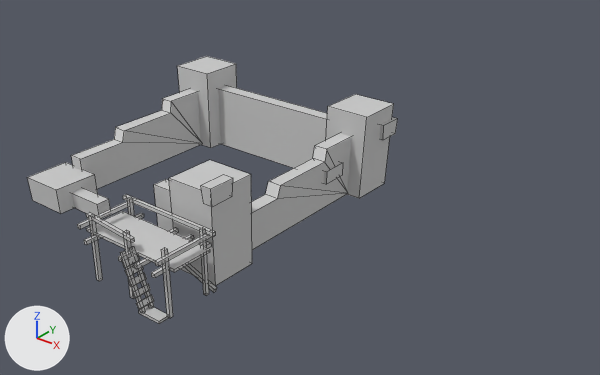
Two versions of the FBX model Empire - The Last Battle/Assets/Meshes/Buildings/battlebeard_castle_1.FBX, one commit apart.
Rendered twice from a 50 mm lens placed at (21.1, -20.9, 14.4), pointed at (3.3, 1.3, 0.7). Lighting does not change. The marker at lower left points along +X, +Y and +Z. Mesh edges are drawn as thin lines.

Objects in the first picture: 'castle 1'.
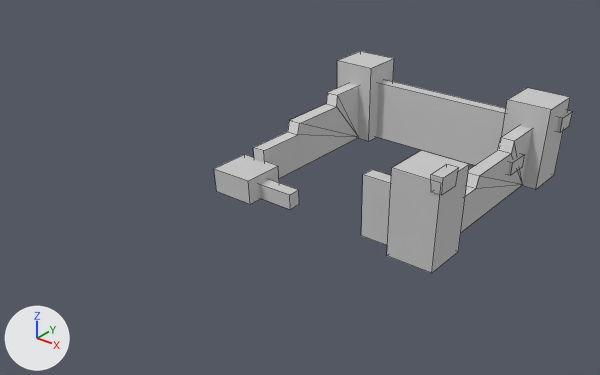
What differs and where, as boxes [x1, y1, x2, y2] in the pictures (600 x 375 px):
'castle 1', reshaped, moved (17% shorter): before [27, 56, 398, 324]; after [214, 51, 573, 273]
part 1 of me_mesh, deleted: before [77, 194, 217, 324]

Patch to the scene script:
```diff
--- a/Empire - The Last Battle/Assets/Meshes/Buildings/battlebeard_castle_1.FBX.py
+++ b/Empire - The Last Battle/Assets/Meshes/Buildings/battlebeard_castle_1.FBX.py
@@ me_mesh @@
 # used by ob_castle_1; location = (0.0, 0.0, 0.0)
-me_mesh.from_pydata(...)  # 328 vertices, 245 faces; spans x -5.06..5.33, y -7.43..5.17, z -0.11..3.6
+me_mesh.from_pydata(...)  # 144 vertices, 107 faces; spans x -5.06..5.14, y -5.11..5.17, z 0.0..3.6
+# me_mesh part 1: 23 loose pieces with 184 vertices, spanning x 1.26..5.33, y -7.43..-5.04, z -0.11..2.33, are deleted
 me_mesh.materials.append(mat_14___default)
@@ ob_castle_1 @@
 ob_castle_1 = bpy.data.objects.new('castle 1', me_mesh)
-ob_castle_1.location = (0.0, 0.0, 0.0)
+ob_castle_1.location = (5.0, 5.0, 0.0)
```
